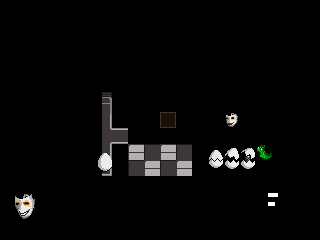
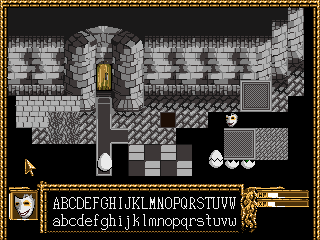
The second 320×240 image is a revision of the first. Changes to its layers:
showed "Layer 36" over [25, 159, 36, 176]
showed "UI" over [0, 0, 320, 240]
showed "Layer 19" over [15, 96, 80, 144]
showed "Layer 21" over [224, 80, 288, 160]
showed "Layer 35" over [0, 0, 304, 176]
